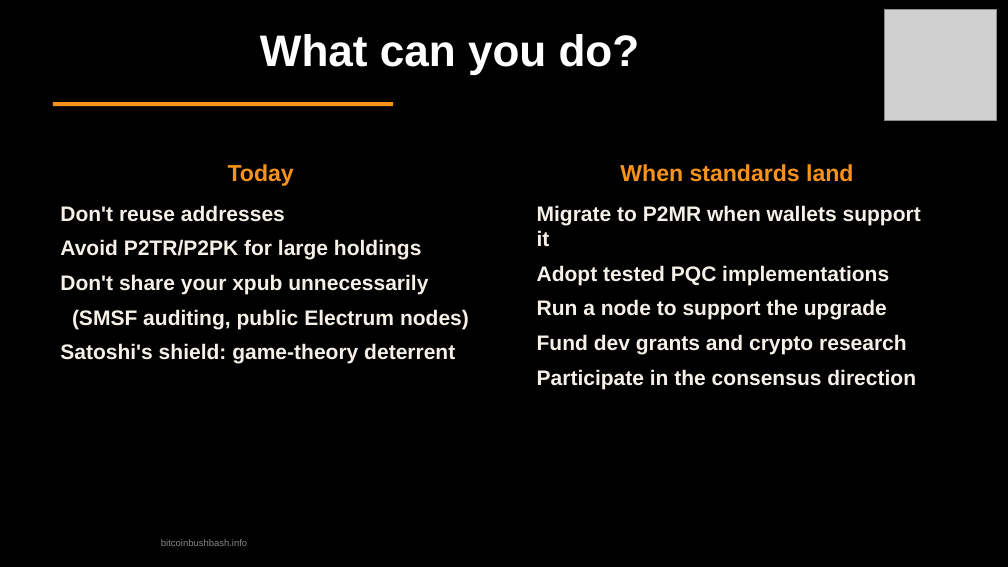
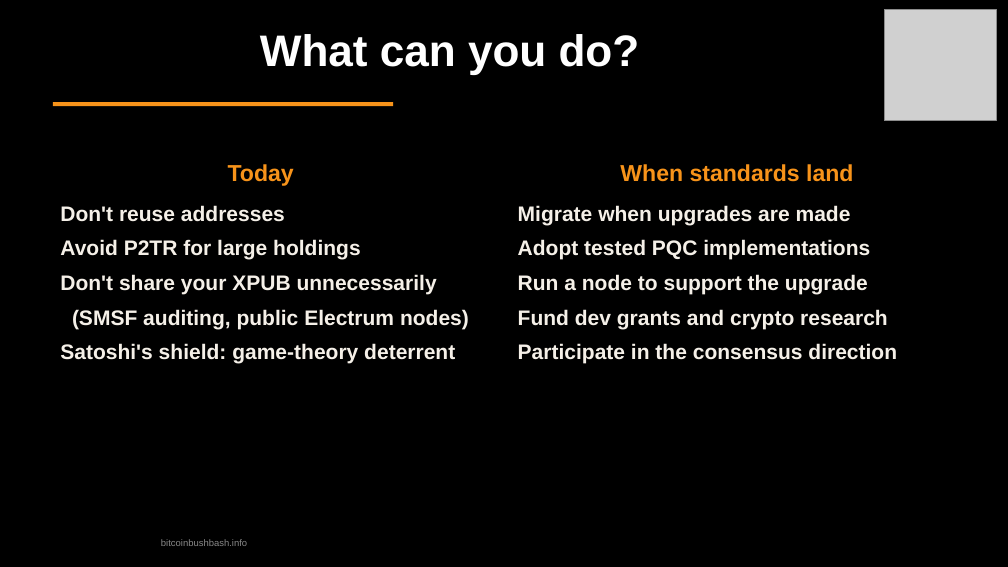
Before and after one commit to TrentOmega/qc-threat, a slide deck: slide 27 of quantum-threat-bitcoin-bushbash.odp (slide 28 before the commit). Drawn at 1008x567 pixels with LibreOffice and Linux fonts; fonts in the diff are those of the drawing; grey boxes stand for pictures. Boxes give left, top, right and bottom in pixels: in the first picture for what was removed or moved away, otherwise in the second. Text is boxed around its words. In the diff, an @@ line names an element or a change of style, - is before the commit and + after.

```diff
--- a/quantum-threat-bitcoin-bushbash.odp
+++ b/quantum-threat-bitcoin-bushbash.odp
@@ text "Migrate when upgrades are made": place and size @@
-text "Migrate when upgrades are made" at [537, 205, 921, 389]
+text "Migrate when upgrades are made" at [518, 205, 897, 364]
@@ text at [518, 205, 851, 225]: text changed @@
-Migrate to P2MR when wallets support it
+Migrate when upgrades are made
@@ text at [60, 239, 437, 295]: text changed @@
-Avoid P2TR/P2PK for large holdings
-Don't share your xpub unnecessarily
+Avoid P2TR for large holdings
+Don't share your XPUB unnecessarily
```
Also in this commit, not shown: 9 other slides changed, 1 slide added, 2 slides removed, 3 other files.
